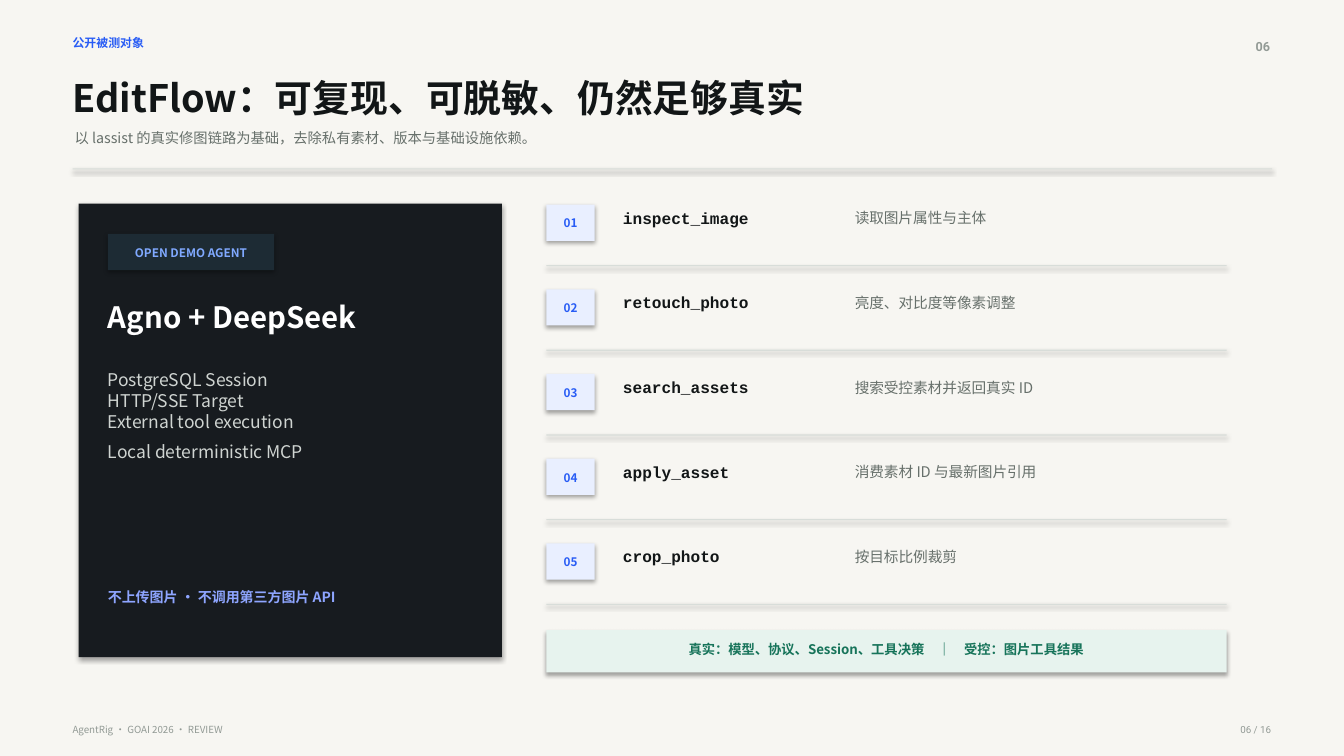
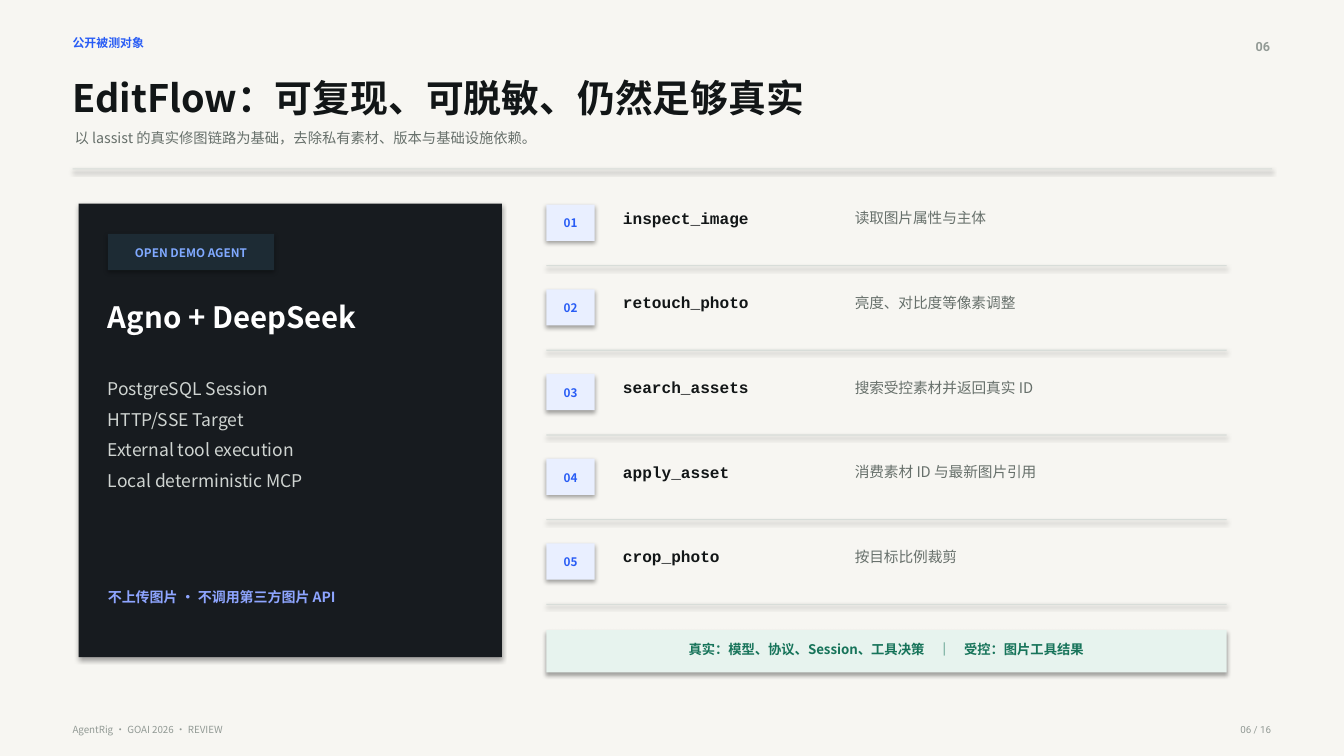
Before and after one commit to ChenCJ-io/agentrig, a slide deck: slide 6 of docs/competition/AgentRig-GOAI-2026-初赛方案.pptx. Drawn at 1344x756 pixels with LibreOffice and Linux fonts; fonts in the diff are those of the drawing. Boxes give left, top, right and bottom in pixels: in the first picture for what was removed or moved away, otherwise in the second. Text is boxed around its words. In the diff, an @@ line names an element or a change of style, - is before the commit and + after.

```diff
--- a/docs/competition/AgentRig-GOAI-2026-初赛方案.pptx
+++ b/docs/competition/AgentRig-GOAI-2026-初赛方案.pptx
@@ text at bbox=[108, 381, 303, 487]: text changed @@
-PostgreSQL Session
-HTTP/SSE Target
-External tool execution
-Local deterministic MCP
+PostgreSQL Session
+HTTP/SSE Target
+External tool execution
+Local deterministic MCP
```
Also in this commit, not shown: 12 other slides changed, 13 other files.
